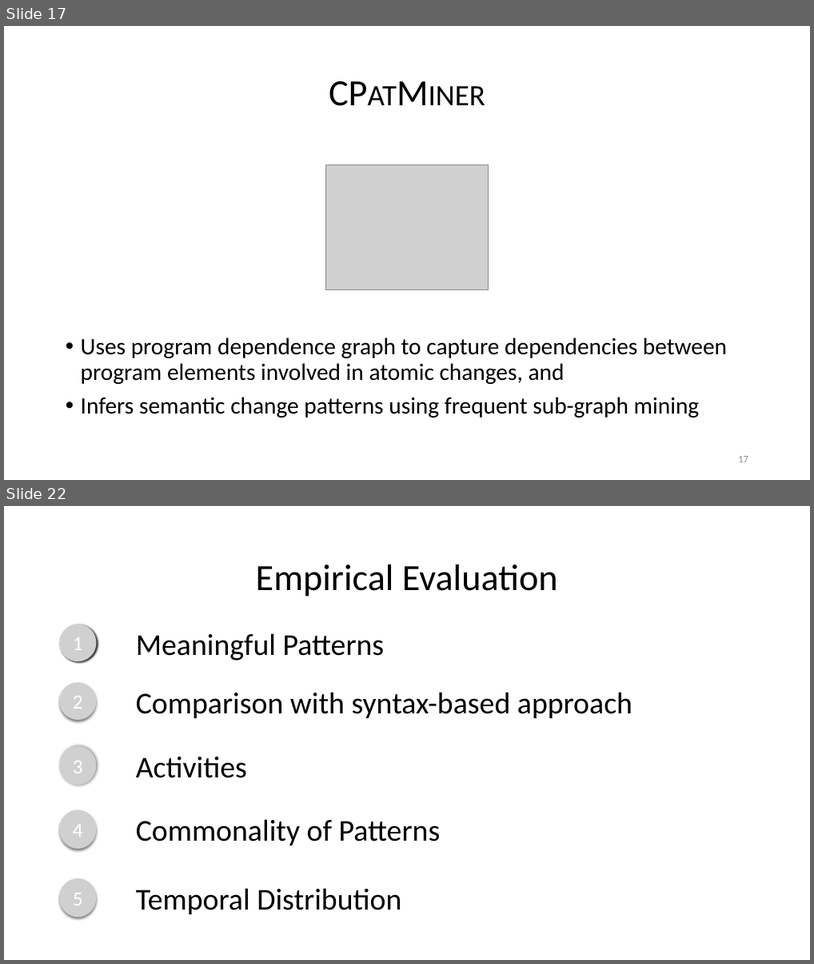
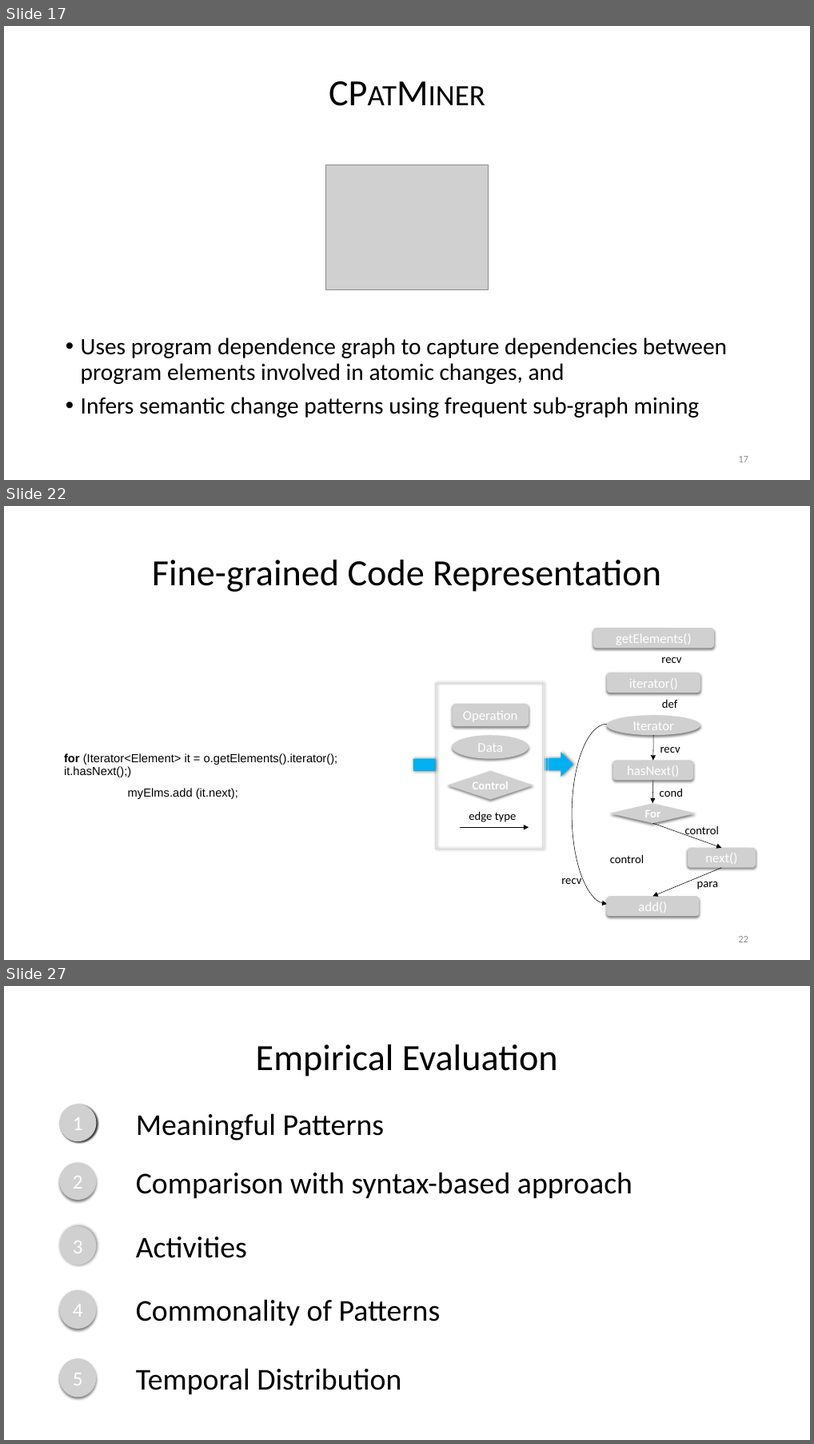
Before and after one commit to nguyenhoan/CPatMiner, a slide deck: CPatMiner_2.pptx. Shown one above the other, each under a label of ours: slides 17 and 22 before the commit, slides 17, 22 and 27 after it; the slides between them are not shown. The pictures are 814x964 and 814x1444 pixels, drawn with LibreOffice and Linux fonts; fonts in the diff are those of the drawing; grey boxes stand for pictures; background and template pictures are left out. Boxes give left, top, right and bottom in pixels: in the first picture for what was removed or moved away, otherwise in the second. Text is boxed around its words. In the diff, an @@ line names an element or a change of style, - is before the commit and + after.

```diff
--- a/CPatMiner_2.pptx
+++ b/CPatMiner_2.pptx
@@ slide 22 added at (4, 506, 810, 960), background #FFFFFF @@
@@ title added at (152, 560, 662, 592), 44 pt, text #000000 @@
+Fine-grained Code Representation
@@ text added at (64, 753, 338, 799), 14 pt, text #000000 @@
+for (Iterator<Element> it = o.getElements().iterator(); it.hasNext();)
+myElms.add (it.next);
@@ group added at (414, 684, 574, 848): 2 pictures, 2 rectangles, 1 arrow, 1 text, 1 striped right arrow @@
+edge type
+Operation
+Data
@@ picture added at (447, 771, 534, 800), 14 pt, text #FFFFFF, bold @@
+Control
@@ picture added at (610, 803, 697, 823), 14 pt, text #FFFFFF, bold @@
+For
@@ group added at (562, 628, 756, 916): 8 pictures, 8 texts, 2 arrows, 1 right bracket @@
+getElements()
+iterator()
+next()
+hasNext()
+Iterator
+add()
+recv
+def
+recv
+cond
+control
+control
+para
+recv
@@ page number added at (738, 936, 749, 942), 12 pt, text #8C8C8C @@
+22
@@ what was slide 22 is now slide 27 @@
```
Also in this commit, not shown: 5 slides changed, 6 other slides added, 3 slides removed.
